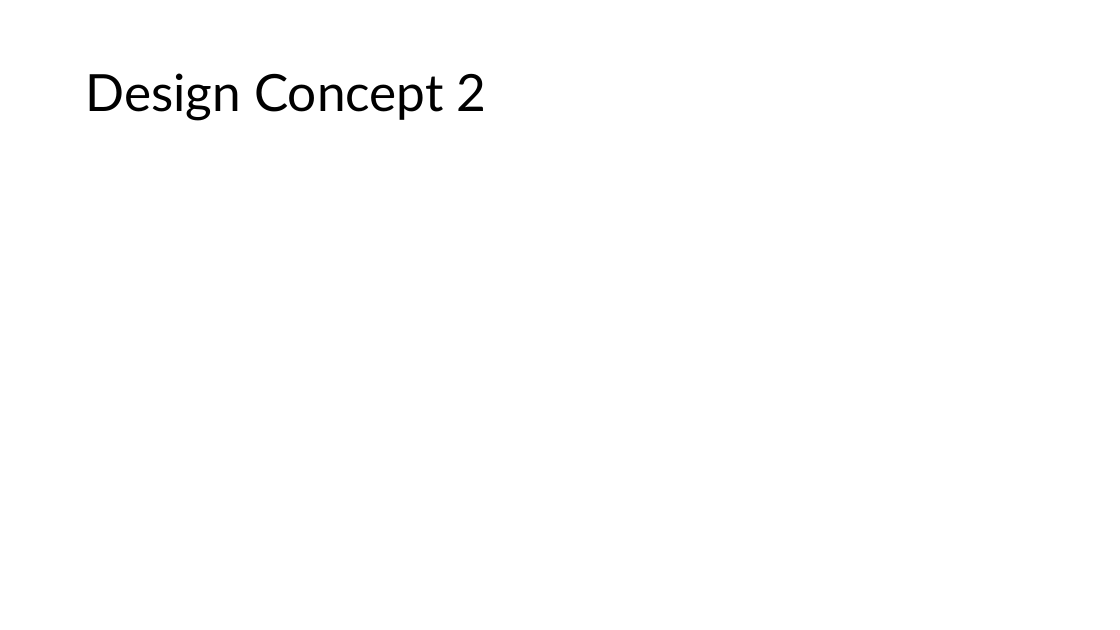
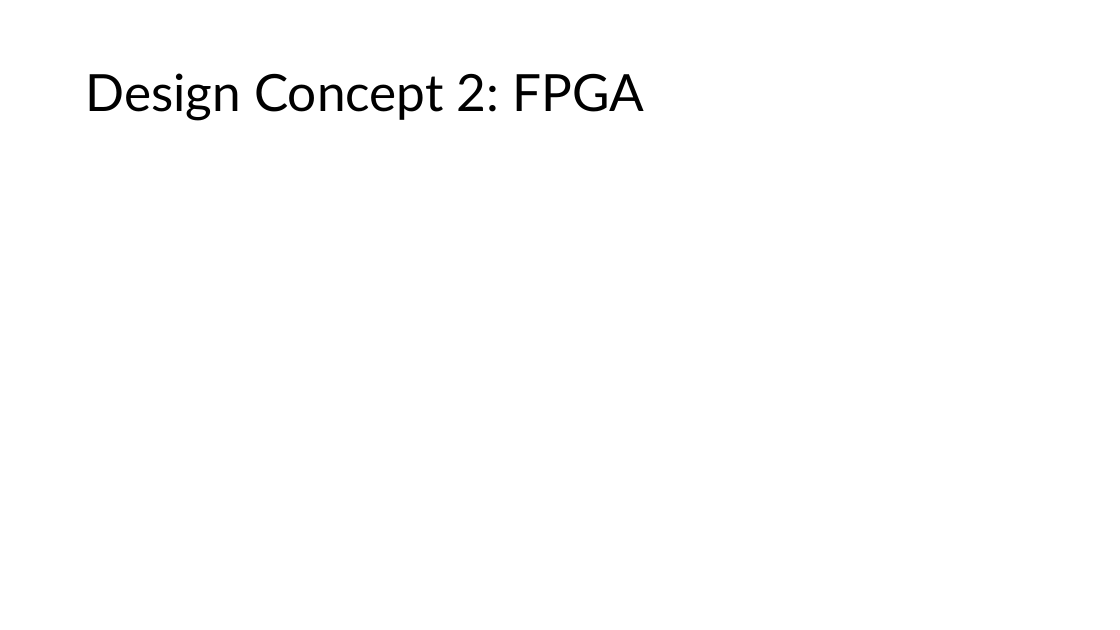
Before and after one commit to Tannyr-Singleterry/ECE590_SeniorDesign, a slide deck: slide 6 of Documents/CDR/CDR_Presentation.pptx (slide 5 before the commit). Drawn at 1120x630 pixels with LibreOffice and Linux fonts; fonts in the diff are those of the drawing. Boxes give left, top, right and bottom in pixels: in the first picture for what was removed or moved away, otherwise in the second. Text is boxed around its words. In the diff, an @@ line names an element or a change of style, - is before the commit and + after.

```diff
--- a/Documents/CDR/CDR_Presentation.pptx
+++ b/Documents/CDR/CDR_Presentation.pptx
@@ title at (85,73,645,120): text changed @@
-Design Concept 2
+Design Concept 2: FPGA
```
Also in this commit, not shown: 7 other slides changed, 4 slides added, 2 slides removed, 2 other files.
